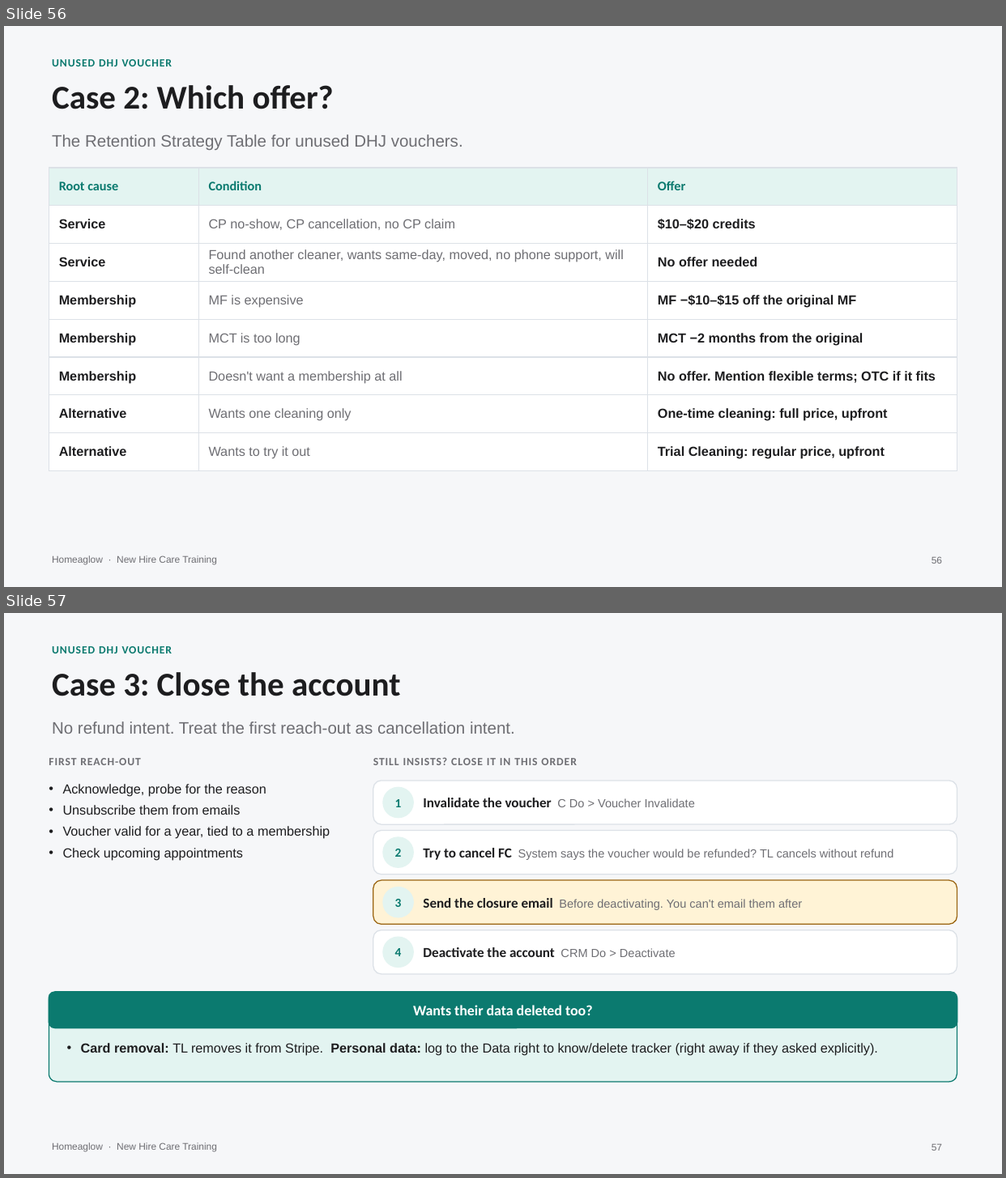
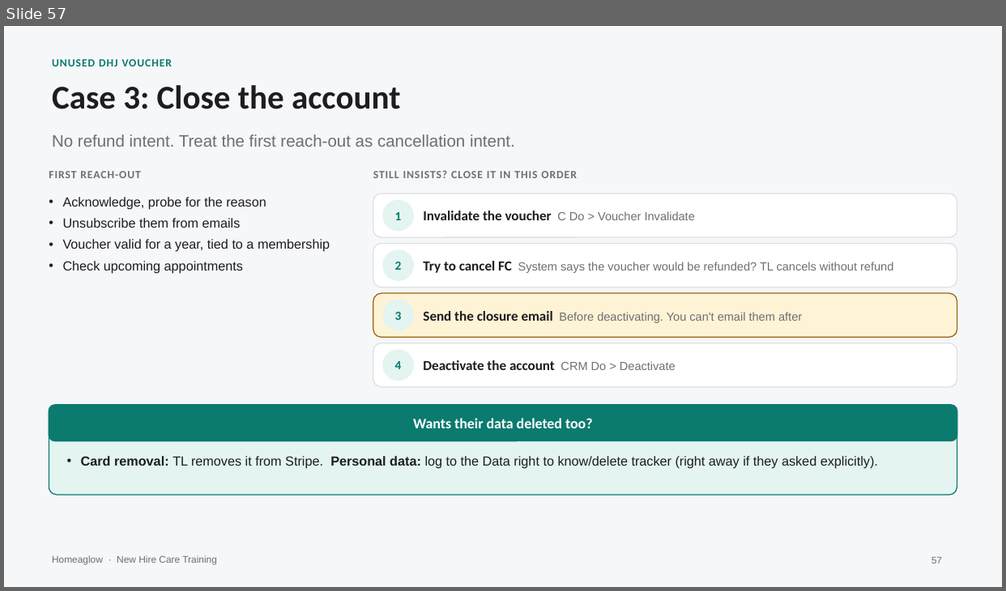
Before and after one commit to anjulimichelle/training, a slide deck: retention-membership-cancellation/retention-membership-cancellation.pptx. Shown one above the other, each under a label of ours: slides 56 and 57 before the commit, slide 57 after it. The pictures are 1006x1178 and 1006x591 pixels, drawn with LibreOffice and Linux fonts; fonts in the diff are those of the drawing. Boxes give left, top, right and bottom in pixels: in the first picture for what was removed or moved away, otherwise in the second. Text is boxed around its words. In the diff, an @@ line names an element or a change of style, - is before the commit and + after.

```diff
--- a/retention-membership-cancellation/retention-membership-cancellation.pptx
+++ b/retention-membership-cancellation/retention-membership-cancellation.pptx
@@ slide 56 removed at (4, 26, 1002, 587), background #F6F7F9; not listed: 1 template element that a slide beside it also shows @@
@@ text removed at (52, 59, 172, 66) @@
-UNUSED DHJ VOUCHER
@@ text removed at (52, 85, 334, 109) @@
-Case 2: Which offer?
@@ text removed at (52, 135, 463, 150) @@
-The Retention Strategy Table for unused DHJ vouchers.
@@ table removed at (49, 168, 957, 495), 8 rows, 3 columns @@
-Root cause | Condition | Offer
-Service | CP no-show, CP cancellation, no CP claim | $10–$20 credits
-Service | Found another cleaner, wants same-day, moved, no phone support, will self-clean | No offer needed
-Membership | MF is expensive | MF −$10–$15 off the original MF
-Membership | MCT is too long | MCT −2 months from the original
-Membership | Doesn't want a membership at all | No offer. Mention flexible terms; OTC if it fits
-Alternative | Wants one cleaning only | One-time cleaning: full price, upfront
-Alternative | Wants to try it out | Trial Cleaning: regular price, upfront
@@ page number removed at (931, 557, 942, 564) @@
-56
```
Also in this commit, not shown: 1 slide changed, 1 slide added, 1 other file.
